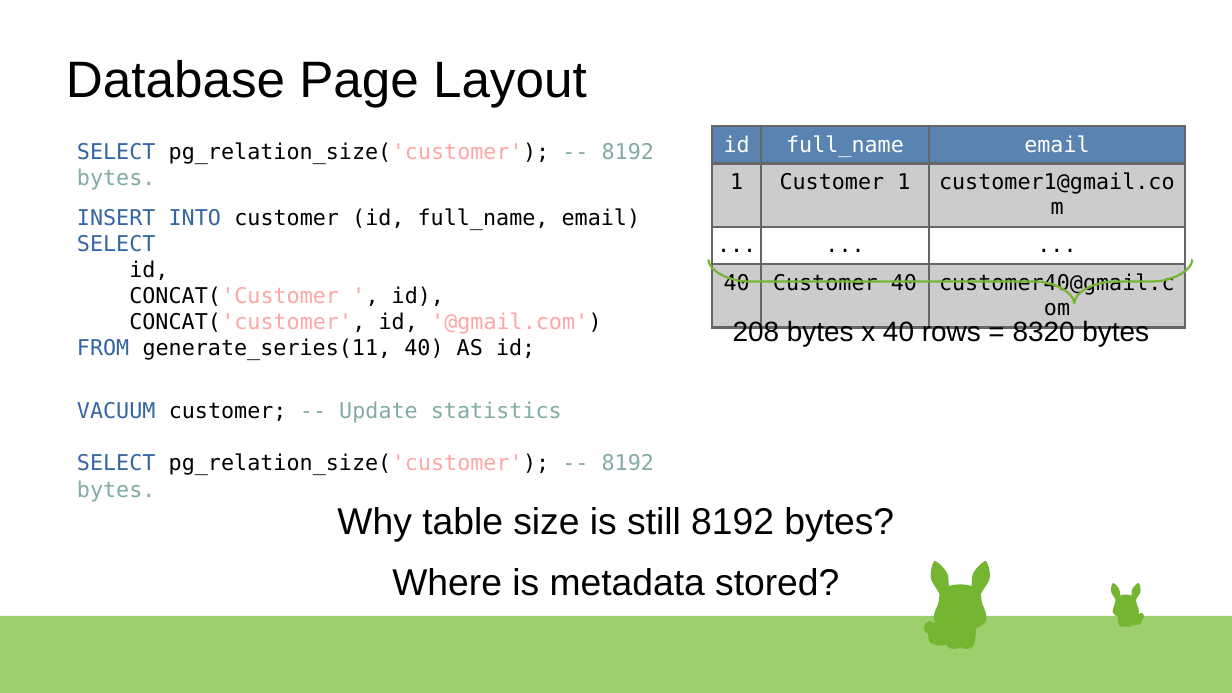
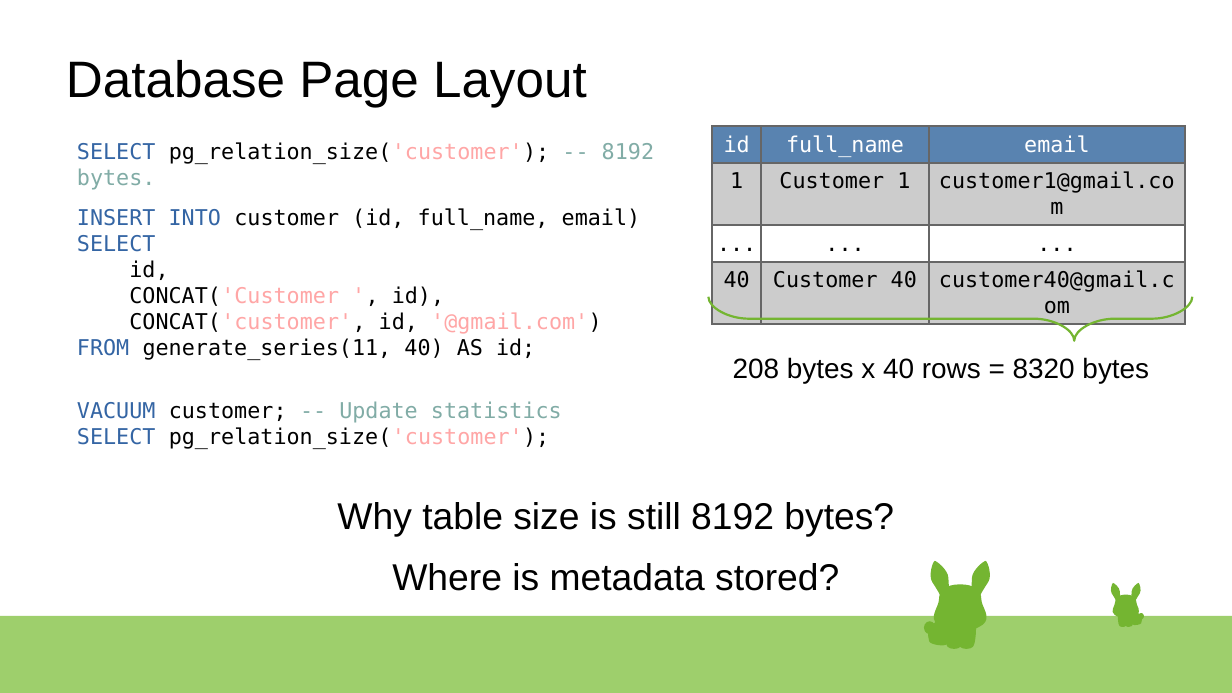
Before and after one commit to rsibanez89/postgres-indexing, a slide deck: slide 4 of Presentation.odp. Drawn at 1232x693 pixels with LibreOffice and Linux fonts; fonts in the diff are those of the drawing. Boxes give left, top, right and bottom in pixels: in the first picture for what was removed or moved away, otherwise in the second. Text is boxed around its words. In the diff, an @@ line names an element or a change of style, - is before the commit and + after.

```diff
--- a/Presentation.odp
+++ b/Presentation.odp
@@ freeform shape moved from (x1=709, y1=259, x2=1193, y2=303) to (x1=709, y1=297, x2=1193, y2=341) @@
@@ text "208 bytes x 40 rows ..." moved from (x1=733, y1=319, x2=1149, y2=346) to (x1=733, y1=357, x2=1149, y2=383) @@
@@ text at (x1=77, y1=427, x2=549, y2=449): text changed @@
-SELECT pg_relation_size('customer'); -- 8192 bytes.
+SELECT pg_relation_size('customer');
@@ text "Why table size is still ..." at (x1=337, y1=502, x2=894, y2=537): line spacing 1 to 0.9; less space between paragraphs @@
@@ text "Where is metadata stored?" at (x1=392, y1=563, x2=839, y2=591): line spacing 1 to 0.9; less space between paragraphs @@
```
Also in this commit, not shown: 14 other slides changed, 1 slide added.
